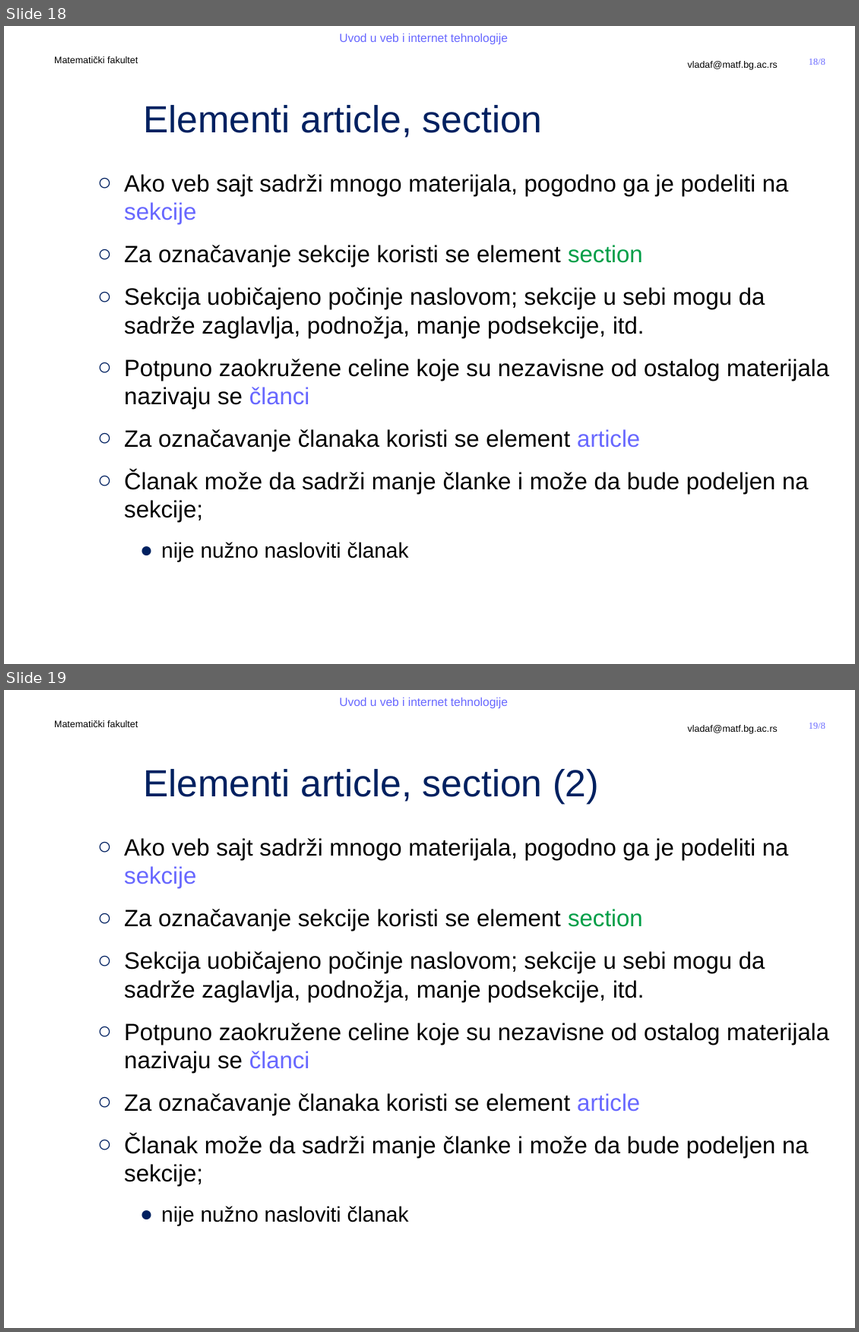
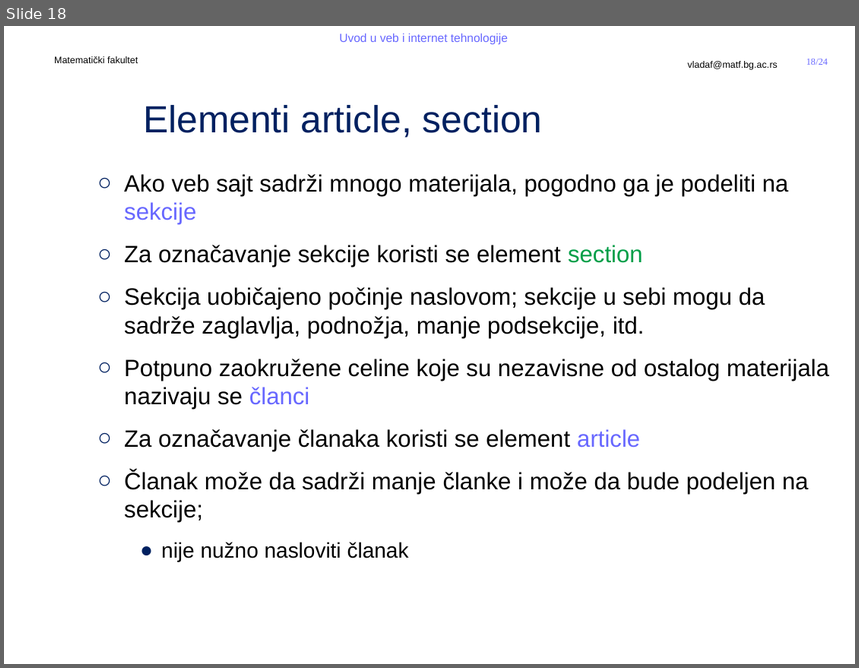
Before and after one commit to MatfUVIT/info, a slide deck: predavanja/prezentacije/UVIT03-01-HTML 5.pptx. Shown one above the other, each under a label of ours: slides 18 and 19 before the commit, slide 18 after it. The pictures are 859x1332 and 859x668 pixels, drawn with LibreOffice and Linux fonts; fonts in the diff are those of the drawing; background and template pictures are left out. Boxes give left, top, right and bottom in pixels: in the first picture for what was removed or moved away, otherwise in the second. Text is boxed around its words. In the diff, an @@ line names an element or a change of style, - is before the commit and + after.

```diff
--- a/predavanja/prezentacije/UVIT03-01-HTML 5.pptx
+++ b/predavanja/prezentacije/UVIT03-01-HTML 5.pptx
@@ slide 19 removed at [4,690,855,1328], background #FFFFFF; not listed: 5 template elements that a slide beside it also shows @@
@@ title removed at [143,769,599,804] @@
-Elementi article, section (2)
@@ text removed at [124,838,829,1226] @@
-  ○ Ako veb sajt sadrži mnogo materijala, pogodno ga je podeliti na sekcije
-  ○ Za označavanje sekcije koristi se element section
-  ○ Sekcija uobičajeno počinje naslovom; sekcije u sebi mogu da sadrže zaglavlja, podnožja, manje podsekcije, itd.
-  ○ Potpuno zaokružene celine koje su nezavisne od ostalog materijala nazivaju se članci
-  ○ Za označavanje članaka koristi se element article
-  ○ Članak može da sadrži manje članke i može da bude podeljen na sekcije;
-    ● nije nužno nasloviti članak
@@ page number at [807,59,828,65]: text changed @@
-18/8
+18/24
```
Also in this commit, not shown: 2 slides changed, 4 slides added, 2 other files.
